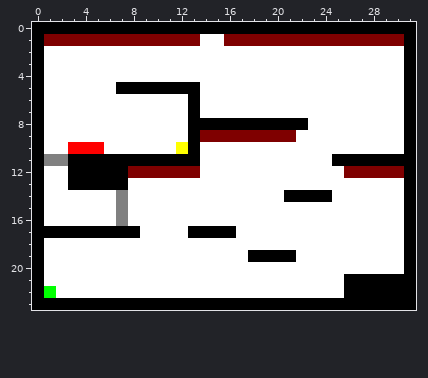
One commit to this pixel-art sprite: levels/level1.png. Above: the version before the commit.
The file is 32x24 pixels.
Now the later version:
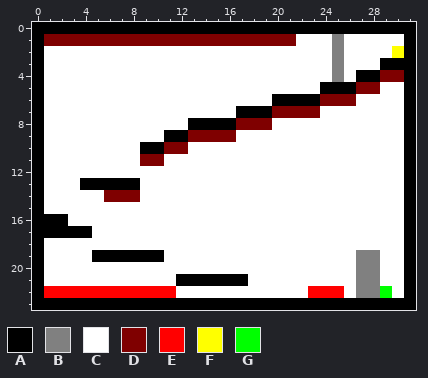
Palette (. is transparent): A #000000  B #808080  C #ffffff  D #7f0000  E #ff0000  F #ffff00  G #00ff00
Difference:
Colour C gives way to colour A in row 3 at x 29 to 30; in row 4 at x 27 to 28; in row 5 at x 24 to 26; in row 6 at x 20 to 23; in row 7 at x 17 to 19; in row 9 at x 11 to 12.
Colour C gives way to colour A in row 10 at x 9 to 10; in row 13 at x 8; in row 16 at x 1 to 2; in row 19 at x 5 to 10; in row 21 at x 12 to 17.
Colour A gives way to colour B in rows 21 to 22 at x 27 to 28.
Colour C gives way to colour B in rows 2 to 4 at x 25; in rows 19 to 20 at x 27 to 28.
Colour D gives way to colour B in row 1 at x 25.
Colour A gives way to colour C in row 5 at x 7 to 13; in rows 6 to 7 at x 13; in row 8 at x 20 to 22; in row 10 at x 13; in row 11 at x 3 to 8, 11 to 13 and 25 to 30; in row 12 at x 3 to 7.
Colour A gives way to colour C in row 13 at x 3; in row 14 at x 21 to 24; in row 17 at x 5 to 8 and 13 to 16; in row 19 at x 18 to 21; in row 21 at x 26 and 29 to 30; in row 22 at x 26 and 30.
Colour B gives way to colour C in row 11 at x 1 to 2; in rows 15 to 16 at x 7.
Colour D gives way to colour C in row 1 at x 22 to 24 and 26 to 30; in row 9 at x 17 to 21; in row 12 at x 8 to 13 and 26 to 30.
Colour E gives way to colour C in row 10 at x 3 to 5.
Colour A gives way to colour D in row 8 at x 17 to 19; in row 9 at x 13; in row 11 at x 9 to 10.
Colour B gives way to colour D in row 14 at x 7.
Colour C gives way to colour D in row 1 at x 14 to 15; in row 4 at x 29 to 30; in row 5 at x 27 to 28; in row 6 at x 24 to 26; in row 7 at x 20 to 23; in row 10 at x 11.
Colour C gives way to colour D in row 14 at x 6 and 8.
Colour F gives way to colour D in row 10 at x 12.
Colour C gives way to colour E in row 22 at x 2 to 11 and 23 to 25.
Colour G gives way to colour E in row 22 at x 1.
Colour C gives way to colour F in row 2 at x 30.
Colour A gives way to colour G in row 22 at x 29.
Where, in picture pixels (left, top, right, bottom), the same in both pictures:
changed: (44, 34, 404, 298)
